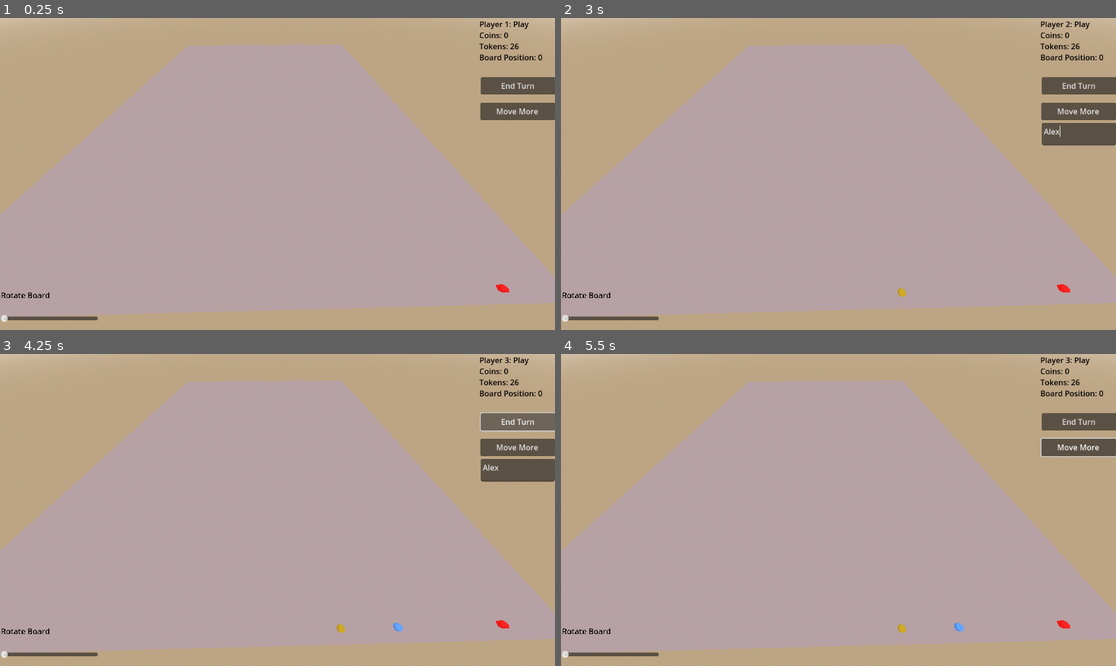
Above: before the commit, frames 1-4 (two rows, left to right).
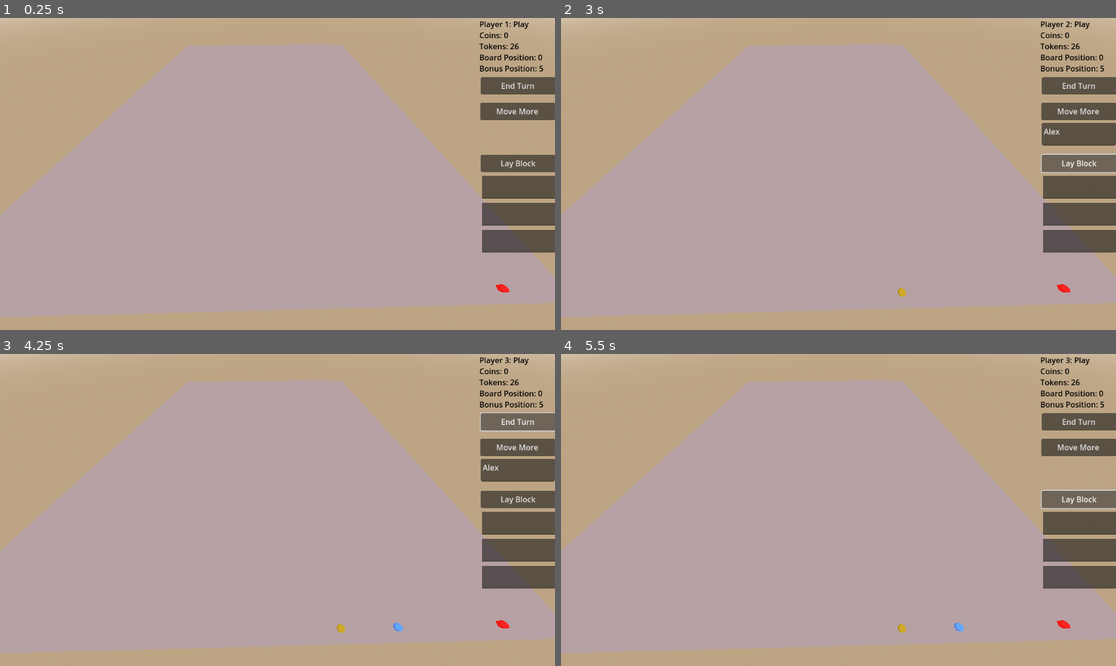
Above: after the commit, the same moments.

Repository: internot169/CasaGrande
Game: Godot game, scene res://main.tscn
Same seed, same stepped clock (60 frames per second), same inputs: the game is played once before the commit and once after it.
Inputs (mouse positions are in pixels of both pictures, inside the frame that each line leads up to):
- Up to frame 1 (0.25 s): no input
- Up to frame 2 (3 s): click "End Turn" at 0.5 s; click "Move More" at 1.25 s; click (1077, 133) at 2.02 s; type "Alex" at 2.1 s; click (1077, 164) at 2.75 s, where only the run after the commit has a clickable "Lay Block"
- Up to frame 3 (4.25 s): click "End Turn" at 3.5 s
- Up to frame 4 (5.5 s): click "Move More" at 4.25 s; click (1077, 500) at 5 s, where only the run after the commit has a clickable "Lay Block"

The runs differ from the first frame. In frame 1, 4.1% of the frame differs, in the area x 0-100%, y 15-98%; in frame 2, 4.2%; in frame 3, 4.1%; in frame 4, 4.3%.
Error after the commit: Invalid type in function 'get_node' in base 'Node3D (board.gd)'. Cannot convert argument 1 from Object to NodePath. (res://board.gd:16)

Commit message:
Created block instantiation system

Diff:
--- a/CasaGrande/CameraController.gd
+++ /dev/null
@@ -1,3 +0,0 @@
-extends Node3D
-
-var input
--- /dev/null
+++ b/CasaGrande/block.gd
@@ -0,0 +1,9 @@
+class_name Block extends Node
+
+var player
+
+func _process(delta):
+	$MeshInstance3D.get_active_material(0)
+	var mat = StandardMaterial3D.new()
+	mat.set_albedo(player.new_color)
+	$MeshInstance3D.set_surface_override_material(0, mat)
--- a/CasaGrande/block.tscn
+++ b/CasaGrande/block.tscn
@@ -1,4 +1,6 @@
-[gd_scene load_steps=3 format=3 uid="uid://bq14ndcvsu0of"]
+[gd_scene load_steps=4 format=3 uid="uid://bq14ndcvsu0of"]
+
+[ext_resource type="Script" path="res://block.gd" id="1_wy1yl"]
 
 [sub_resource type="BoxMesh" id="BoxMesh_q2hgn"]
 
@@ -6,6 +8,7 @@
 albedo_color = Color(0.768627, 0.313726, 0, 1)
 
 [node name="Block" type="Node3D"]
+script = ExtResource("1_wy1yl")
 
 [node name="MeshInstance3D" type="MeshInstance3D" parent="."]
 mesh = SubResource("BoxMesh_q2hgn")
--- a/CasaGrande/board.gd
+++ b/CasaGrande/board.gd
@@ -3,14 +3,26 @@
 @export
 var positions = []
 
+var blocks = [[[]]]
+var width = 8
+var height = 10
+var length = 8
+
 func get_pos(id):
 	return get_node(positions[id]).position
 
-# Called when the node enters the scene tree for the first time.
+func lay_block(x, y, z):
+	blocks[x][y][z] = load("res:block.gd")
+	get_node(blocks[x][y][z]).player = get_node("../GameManager").curr_player
+
+func lay_platform(x, y, z):
+	get_node("../GameManager").curr_player.money += 3
+	get_node("../GameManager").curr_player.tokens_left -= 1
+
 func _ready():
-	pass # Replace with function body.
-
-
-# Called every frame. 'delta' is the elapsed time since the previous frame.
-func _process(delta):
-	pass
+	for i in width:
+		blocks.append([])
+		for j in length:
+			blocks[i].append([])
+			for k in height:
+				blocks[i][j].append(null)
--- a/CasaGrande/game_manager.gd
+++ b/CasaGrande/game_manager.gd
@@ -53,23 +53,10 @@
 	curr_player.board_position = (curr_player.board_position + spaces) % 20
 	curr_player.position = get_node("../Board").get_pos(curr_player.board_position)
 
-func lay_block():
-	pass
-
-func lay_platforms():
-	# Lay it
-
-	# earn money
-
-	# Need some sort of recursion w/ question to lay another
-	pass
-
 # Called when the node enters the scene tree for the first time.
 func _ready():
 	switch_turn()
 	turn()
 
-
-# Called every frame. 'delta' is the elapsed time since the previous frame.
-func _process(delta):
-	pass
+func lay_block(x, y, z):
+	get_node("../Board").lay_block(x, y, z)
--- a/CasaGrande/main.tscn
+++ b/CasaGrande/main.tscn
@@ -1,9 +1,8 @@
-[gd_scene load_steps=9 format=3 uid="uid://cd5wj6yu7wrrh"]
+[gd_scene load_steps=8 format=3 uid="uid://cd5wj6yu7wrrh"]
 
 [ext_resource type="PackedScene" uid="uid://b3q7fd0edg78" path="res://board.tscn" id="1_0ml7a"]
 [ext_resource type="PackedScene" uid="uid://cax20q47epvn6" path="res://game_manager.tscn" id="2_0ab3p"]
 [ext_resource type="PackedScene" uid="uid://c6qhal3k06as3" path="res://token.tscn" id="3_81pnq"]
-[ext_resource type="Script" path="res://CameraController.gd" id="4_3pp7a"]
 
 [sub_resource type="ProceduralSkyMaterial" id="ProceduralSkyMaterial_8pkaf"]
 
@@ -46,7 +45,6 @@
 
 [node name="CameraHolder" type="Node3D" parent="."]
 transform = Transform3D(1, 0, 0, 0, 1, 0, 0, 0, 1, 0, 0, 2.34362)
-script = ExtResource("4_3pp7a")
 
 [node name="Camera3D" type="Camera3D" parent="CameraHolder"]
 transform = Transform3D(-0.999796, -0.0181126, 0.00890992, -0.00388282, 0.605728, 0.795662, -0.0198085, 0.795466, -0.605675, -5.94538, 30.392, -2.1832)
--- a/CasaGrande/ui.gd
+++ b/CasaGrande/ui.gd
@@ -1,6 +1,7 @@
 extends Control
 
 var textbox_open = false
+var block_selected = false
 var slider_value = 0
 
 func display_dice(num):
@@ -19,6 +20,7 @@
 	label.text += "\nCoins: " + str(p.money)
 	label.text += "\nTokens: " + str(p.tokens_left)
 	label.text += "\nBoard Position: " + str(p.board_position)
+	label.text += "\nBonus Position: " + str(p.bonus_position)
 
 
 func _on_button_pressed():
@@ -31,6 +33,7 @@
 	if(textbox_open):
 		var amount = int($Movemore/TextEdit.text)
 		get_node("..").move_token(amount)
+		get_node("..").curr_player.bonus_position -= amount
 		$Movemore/TextEdit.visible = false
 	else:
 		$Movemore/TextEdit.visible = true
@@ -38,5 +41,9 @@
 	textbox_open = !textbox_open
 
 
-func _on_h_slider_value_changed(value):
-	get_node("/root/Main/CameraHolder").input = value
+func _on_lay_block_pressed():
+	var x = int($LayBlock/TextEdit.text)
+	var y = int($LayBlock/TextEdit2.text)
+	var z = int($LayBlock/TextEdit3.text)
+
+	get_node("..").lay_block(x, y, z)
--- a/CasaGrande/ui.tscn
+++ b/CasaGrande/ui.tscn
@@ -33,6 +33,46 @@
 offset_bottom = 159.0
 text = "End Turn"
 
+[node name="LayBlock" type="Button" parent="."]
+layout_mode = 0
+offset_left = 998.0
+offset_top = 284.0
+offset_right = 1153.0
+offset_bottom = 320.0
+text = "Lay Block
+"
+
+[node name="TextEdit" type="TextEdit" parent="LayBlock"]
+offset_left = 2.0
+offset_top = 44.0
+offset_right = 635.0
+offset_bottom = 91.0
+scale = Vector2(0.24, 1)
+
+[node name="TextEdit2" type="TextEdit" parent="LayBlock"]
+offset_left = 2.0
+offset_top = 100.0
+offset_right = 635.0
+offset_bottom = 147.0
+scale = Vector2(0.24, 1)
+
+[node name="TextEdit3" type="TextEdit" parent="LayBlock"]
+offset_left = 2.0
+offset_top = 156.0
+offset_right = 635.0
+offset_bottom = 203.0
+scale = Vector2(0.24, 1)
+
+[node name="LayPlatform" type="Button" parent="."]
+visible = false
+layout_mode = 0
+offset_left = 998.0
+offset_top = 388.0
+offset_right = 1153.0
+offset_bottom = 424.0
+text = "Lay Platform
+"
+
 [node name="Movemore" type="Button" parent="."]
 layout_mode = 0
 offset_left = 997.0
@@ -48,24 +88,7 @@
 offset_right = 155.0
 offset_bottom = 89.0
 
-[node name="HSlider" type="HSlider" parent="."]
-layout_mode = 0
-offset_left = 1.0
-offset_top = 607.0
-offset_right = 203.0
-offset_bottom = 642.0
-max_value = 360.0
-
-[node name="RichTextLabel" type="RichTextLabel" parent="HSlider"]
-modulate = Color(0, 0, 0, 1)
-texture_filter = 1
-layout_mode = 0
-offset_left = 1.0
-offset_top = -43.0
-offset_right = 210.0
-offset_bottom = -3.0
-text = "Rotate Board"
-
 [connection signal="pressed" from="Button" to="." method="_on_button_pressed"]
+[connection signal="pressed" from="LayBlock" to="." method="_on_lay_block_pressed"]
+[connection signal="pressed" from="LayPlatform" to="." method="_on_button_pressed"]
 [connection signal="pressed" from="Movemore" to="." method="_on_movemore_pressed"]
-[connection signal="value_changed" from="HSlider" to="." method="_on_h_slider_value_changed"]
